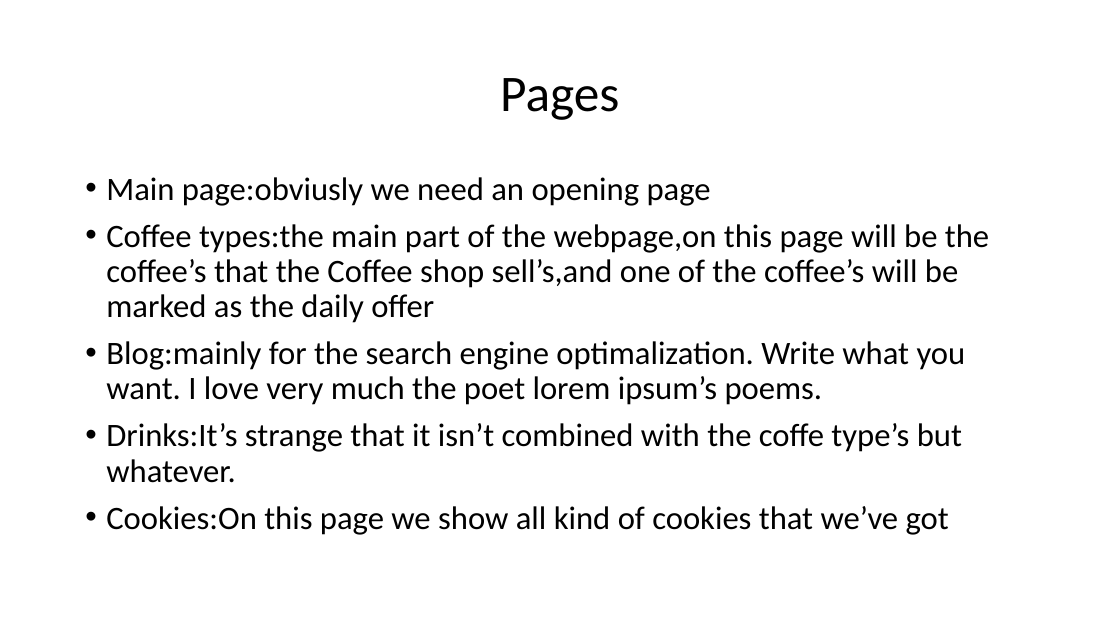
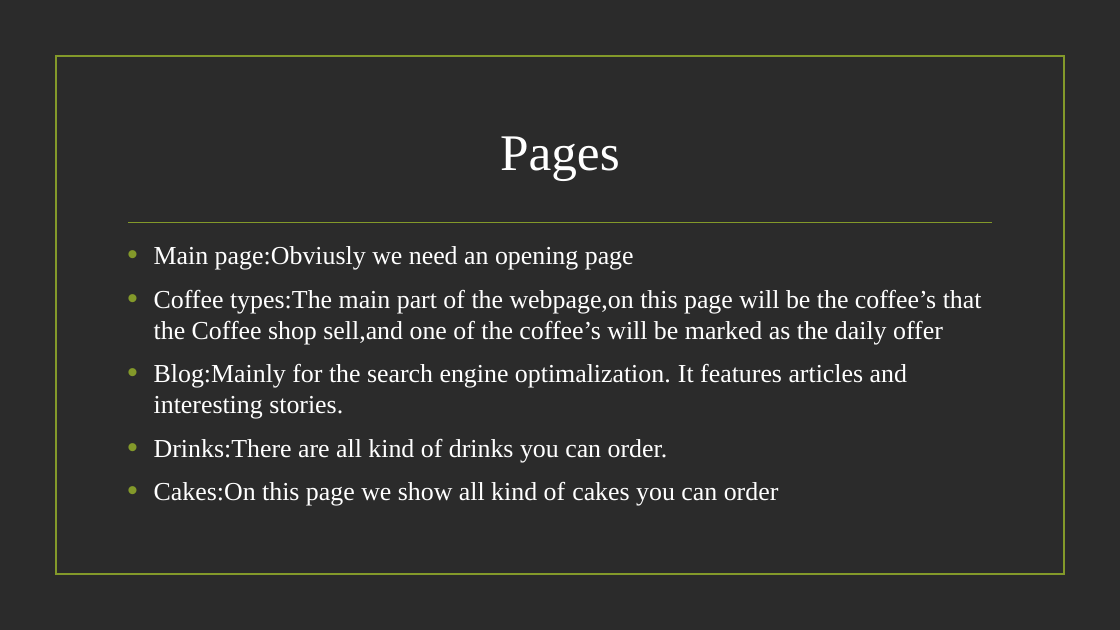
Before and after one commit to xXxMatexXx/k-v-z-projekt, a slide deck: slide 3 of Kispál Marcell/Lucky coffee shop.pptx. Drawn at 1120x630 pixels with LibreOffice and Linux fonts; fonts in the diff are those of the drawing; background and template pictures are left out; a plain dark background stands for a picture behind light text. Boxes give left, top, right and bottom in pixels: in the first picture for what was removed or moved away, otherwise in the second. Text is boxed around its words. In the diff, an @@ line names an element or a change of style, - is before the commit and + after.

```diff
--- a/Kispál Marcell/Lucky coffee shop.pptx
+++ b/Kispál Marcell/Lucky coffee shop.pptx
@@ background #FFFFFF to picture (left out) @@
@@ rectangle added at (55, 56, 1064, 575), outline #83992A 1.25 pt @@
@@ title "Pages": place and size @@
-title "Pages" at (500, 78, 619, 120)
+title "Pages" at (500, 136, 620, 181)
@@ title "Pages" at (500, 136, 620, 181): font Calibri to Times New Roman, text colour #000000 to #FFFFFF; line spacing 0.9 to 1 @@
@@ line added from (129, 223) to (992, 223), #83992A 1.25 pt @@
@@ text at (154, 246, 982, 506): text changed; size 28 to 22.2 pt; font Calibri to Times New Roman; text colour #000000 to #FFFFFF @@
-• Main page:obviusly we need an opening page
-• Coffee types:the main part of the webpage,on this page will be the coffee’s that the Coffee shop sell’s,and one of the coffee’s will be marked as the daily offer
-• Blog:mainly for the search engine optimalization. Write what you want. I love very much the poet lorem ipsum’s poems.
-• Drinks:It’s strange that it isn’t combined with the coffe type’s but whatever.
-• Cookies:On this page we show all kind of cookies that we’ve got
+• Main page:Obviusly we need an opening page
+• Coffee types:The main part of the webpage,on this page will be the coffee’s that the Coffee shop sell,and one of the coffee’s will be marked as the daily offer
+• Blog:Mainly for the search engine optimalization. It features articles and interesting stories.
+• Drinks:There are all kind of drinks you can order.
+• Cakes:On this page we show all kind of cakes you can order
```
Also in this commit, not shown: 3 other slides changed, 1 slide added, 1 slide removed.
